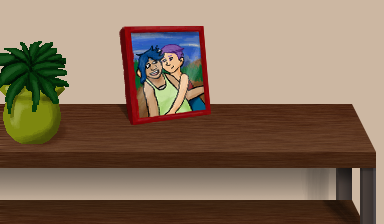
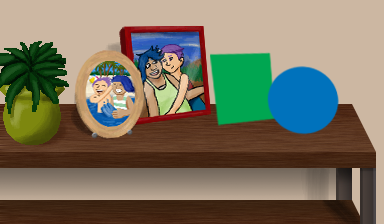
The second 384x224 image is a revision of the first. Changes to its layers:
added layer "Layer 24" (57%) in group "frames" over [left=74, top=60, right=139, bottom=140]
added layer "phase11-pic2" in group "frames" over [left=74, top=50, right=145, bottom=139]
showed "Layer 21" over [left=266, top=66, right=339, bottom=135]
showed "Layer 19", painted on it over [left=210, top=52, right=275, bottom=126]
painted on "shading" (1st of 2, in "plant") over [left=14, top=86, right=65, bottom=145]
painted on "shadows" over [left=70, top=105, right=107, bottom=139]
painted on "Layer 22" over [left=105, top=41, right=130, bottom=113]
